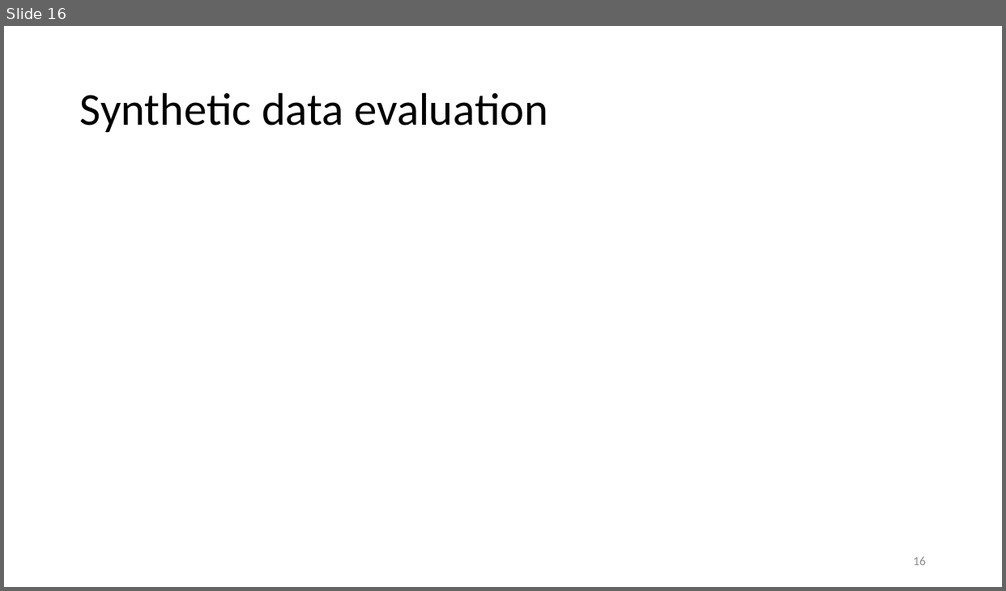
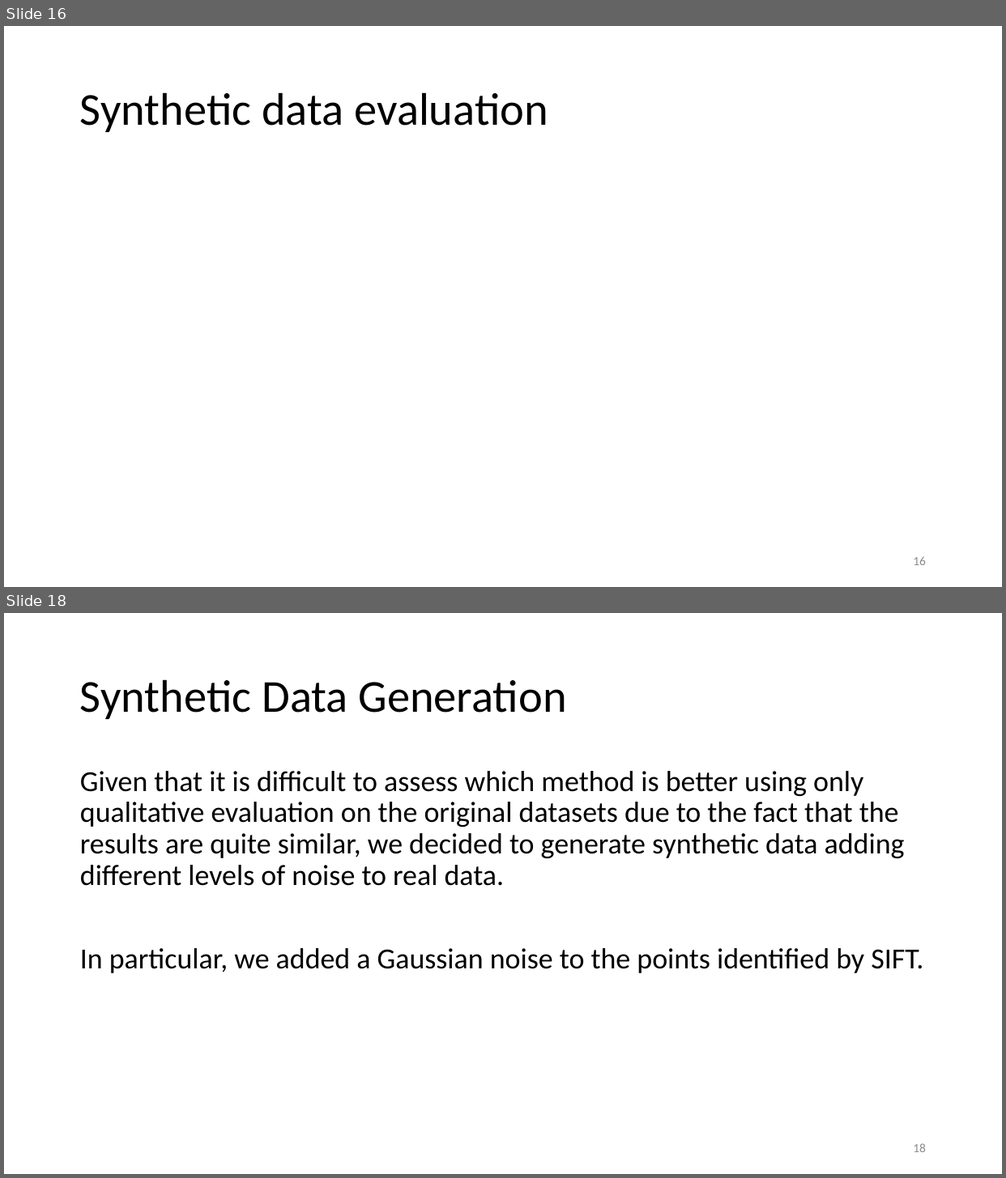
Before and after one commit to fasana-corrado/RGB-Mosaicing-via-Multigraph-Synchronization, a slide deck: presentation.pptx. Shown one above the other, each under a label of ours: slide 16 before the commit, slides 16 and 18 after it; the slides between them are not shown. The pictures are 1006x591 and 1006x1178 pixels, drawn with LibreOffice and Linux fonts; fonts in the diff are those of the drawing; grey boxes stand for pictures. Boxes give left, top, right and bottom in pixels: in the first picture for what was removed or moved away, otherwise in the second. Text is boxed around its words. In the diff, an @@ line names an element or a change of style, - is before the commit and + after.

```diff
--- a/presentation.pptx
+++ b/presentation.pptx
@@ slide 18 added at (4,613,1002,1174), background #FFFFFF @@
@@ title added at (80,679,567,719), 44 pt, text #000000 @@
+Synthetic Data Generation
@@ text added at (80,771,923,973), 28 pt, text #000000 @@
+Given that it is difficult to assess which method is better using only qualitative evaluation on the original datasets due to the fact that the results are quite similar, we decided to generate synthetic data adding different levels of noise to real data.
+In particular, we added a Gaussian noise to the points identified by SIFT.
@@ page number added at (913,1144,926,1152), 12 pt, text #8C8C8C @@
+18
```
Also in this commit, not shown: 4 slides changed, 2 other slides added, 1 slide removed, 10 other files.
